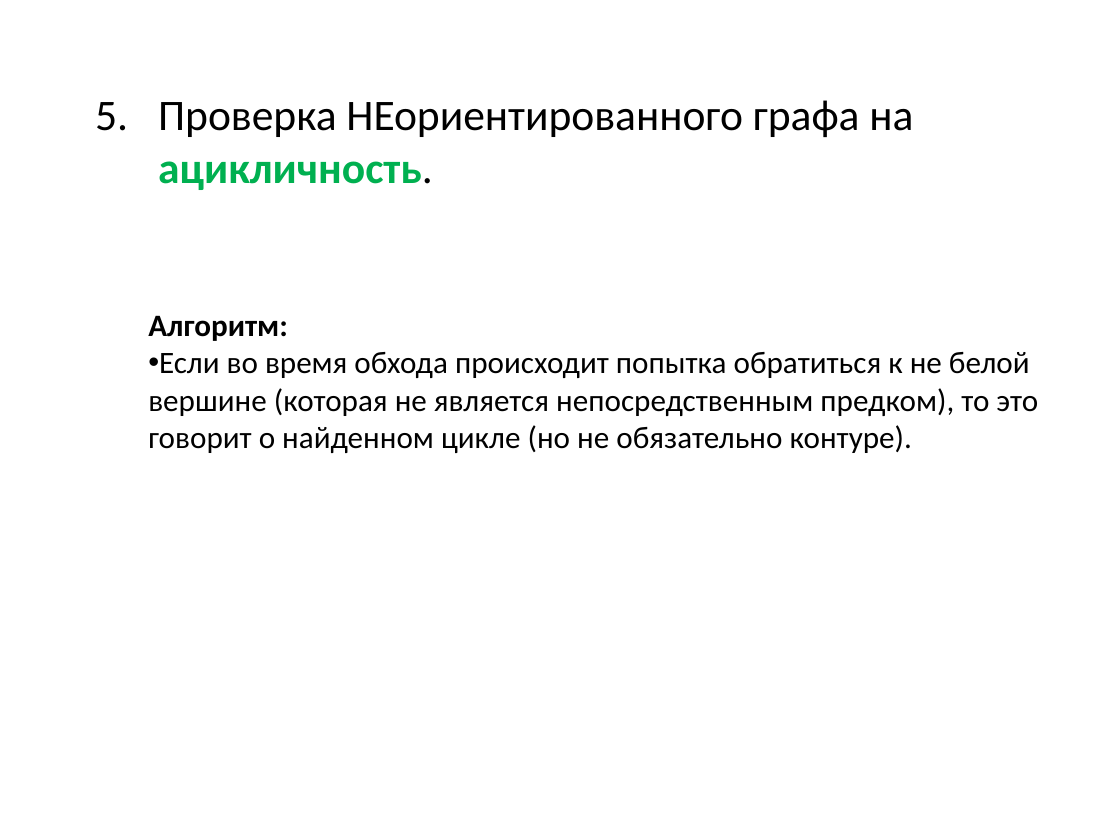
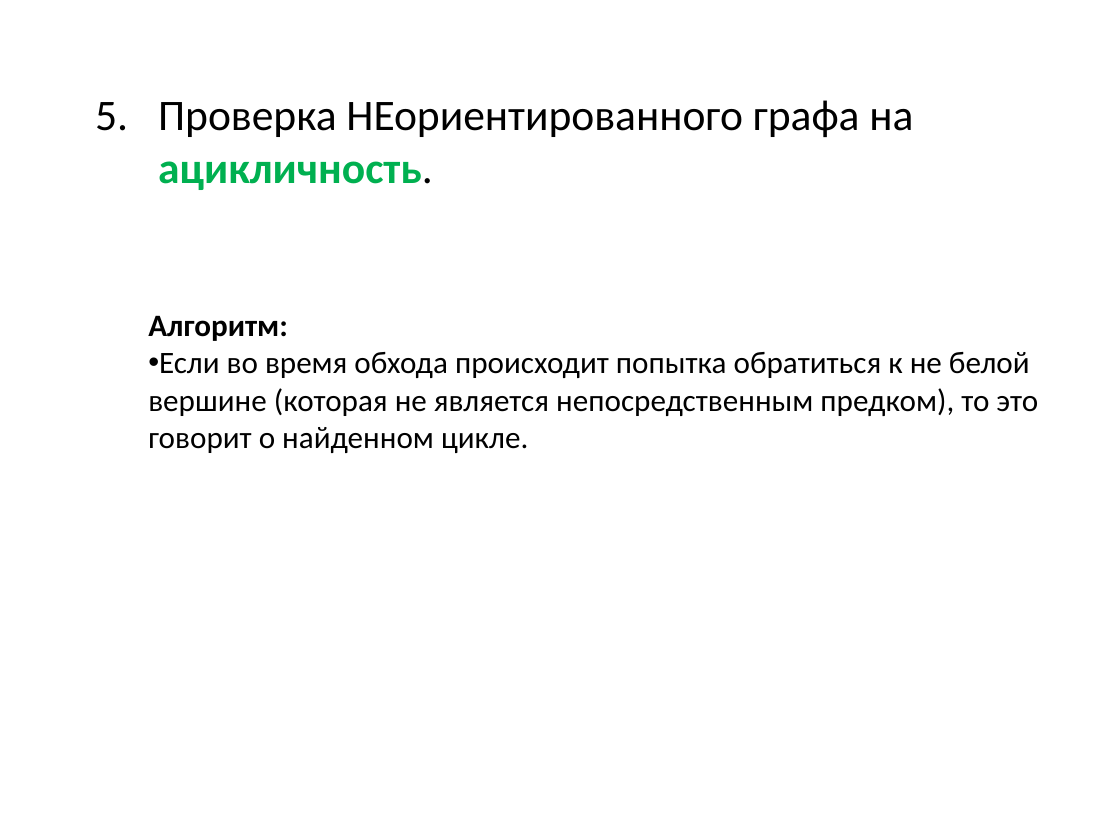
Before and after one commit to SteinbergOB/ANG, a slide deck: slide 54 of Презентации/Лекция 1.pptx. Drawn at 1120x840 pixels with LibreOffice and Linux fonts; fonts in the diff are those of the drawing. Boxes give left, top, right and bottom in pixels: in the first picture for what was removed or moved away, otherwise in the second. Text is boxed around its words. In the diff, an @@ line names an element or a change of style, - is before the commit and + after.

Commit message:
fix

```diff
--- a/Презентации/Лекция 1.pptx
+++ b/Презентации/Лекция 1.pptx
@@ text at [148,352,1038,453]: text changed @@
-• Если во время обхода происходит попытка обратиться к не белой вершине (которая не является непосредственным предком), то это говорит о найденном цикле (но не обязательно контуре).
+• Если во время обхода происходит попытка обратиться к не белой вершине (которая не является непосредственным предком), то это говорит о найденном цикле.
```
Also in this commit, not shown: 1 other slide changed, 2 slides added, 1 slide removed.
